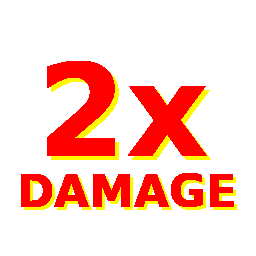
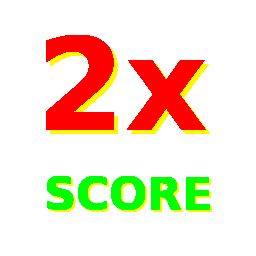
Layer changes from the first 256x256 image to the second:
added group "2x score" with 4 layers above "2x damage" over [46, 35, 212, 212]
added layer "2x #3" in group "2x score" over [46, 35, 206, 130]
added layer "2x #4" in group "2x score" over [50, 39, 210, 134]
added layer "SCORE #2" in group "2x score" over [47, 176, 210, 210]
added layer "SCORE #1" in group "2x score" over [49, 178, 212, 212]
hid group "2x damage" (5 layers) over [21, 61, 237, 210]
